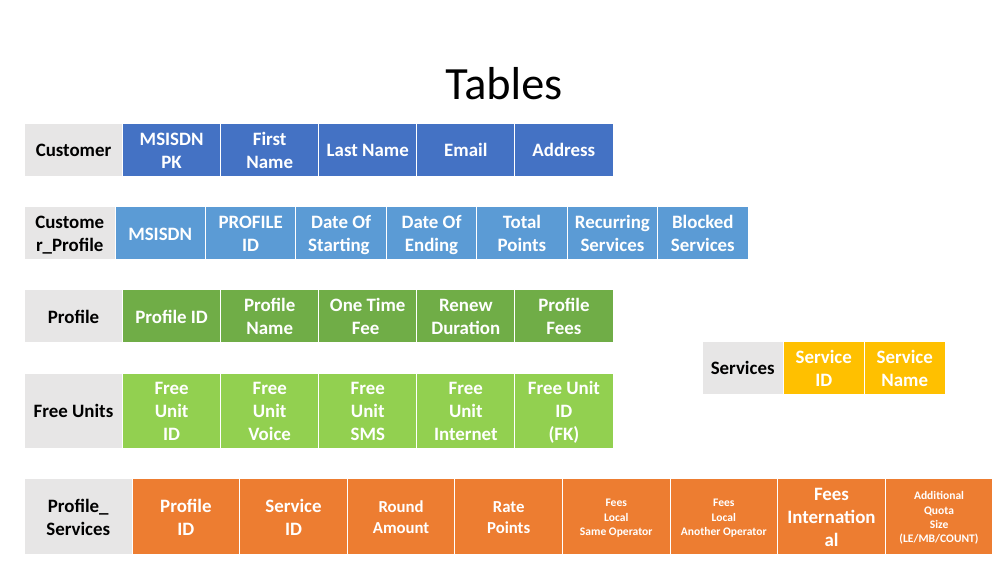
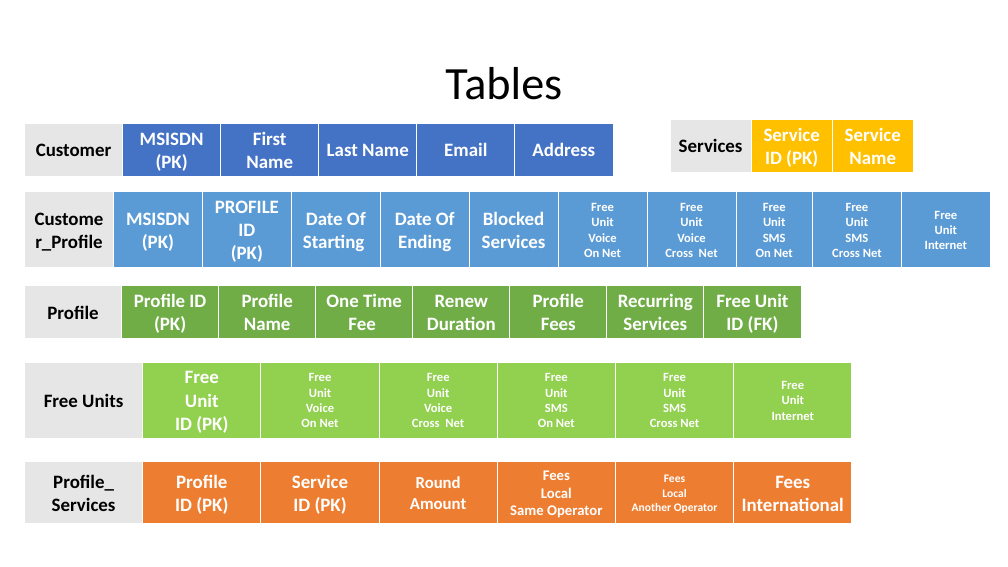
Before and after one commit to qazs13/Billing-Project, a slide deck: slide 5 of Database Documentation/Database Documentation.pptx. Drawn at 1008x567 pixels with LibreOffice and Linux fonts; fonts in the diff are those of the drawing. Boxes give left, top, right and bottom in pixels: in the first picture for what was removed or moved away, otherwise in the second. Text is boxed around its words. In the diff, an @@ line names an element or a change of style, - is before the commit and + after.

```diff
--- a/Database Documentation/Database Documentation.pptx
+++ b/Database Documentation/Database Documentation.pptx
@@ table at (670, 119, 913, 172) @@
-row 1, column 2: Service ID
+row 1, column 2: Service ID (PK)
@@ table: place and size @@
-table at (702, 341, 945, 394)
+table at (670, 119, 913, 172)
@@ table at (24, 124, 614, 177) @@
-row 1, column 2: MSISDN / PK
+row 1, column 2: MSISDN / (PK)
@@ table at (24, 192, 993, 268) @@
-column 2, row 1: MSISDN
+column 2, row 1: MSISDN / (PK)
-column 3, row 1: PROFILE ID
+column 3, row 1: PROFILE ID / (PK)
-column 6: Total / Points
-column 7: Recurring Services
+column 7: Free / Unit / Voice / On Net
+column 8: Free / Unit / Voice / Cross Net
+column 9: Free / Unit / SMS / On Net
+column 10: Free / Unit / SMS / Cross Net
+column 11: Free / Unit / Internet
@@ table: place and size @@
-table at (24, 206, 750, 539)
+table at (24, 192, 993, 268)
@@ table at (24, 286, 799, 339) @@
-column 2, row 1: Profile ID
+column 2, row 1: Profile ID / (PK)
+column 7: Recurring Services
+column 8: Free Unit ID (FK)
@@ table: place and size @@
-table at (24, 290, 614, 519)
+table at (24, 286, 799, 339)
@@ table at (24, 362, 850, 438) @@
-column 2: Free / Unit / ID
-column 3: Free / Unit / Voice
-column 4: Free / Unit / SMS
+column 2: Free / Unit / ID (PK)
+column 3: Free / Unit / Voice / On Net
+column 4: Free / Unit / Voice / Cross Net
+column 5: Free / Unit / SMS / On Net
+column 6: Free / Unit / SMS / Cross Net
-column 6: Free Unit ID / (FK)
@@ table: place and size @@
-table at (24, 373, 614, 539)
+table at (24, 362, 850, 438)
@@ table at (24, 461, 850, 525) @@
-column 2, row 1: Profile / ID
+column 2, row 1: Profile / ID (PK)
-column 3, row 1: Service / ID
+column 3, row 1: Service / ID (PK)
-column 5: Rate / Points
-column 9: Additional / Quota / Size / (LE/MB/COUNT)
@@ table: place and size @@
-table at (24, 479, 991, 554)
+table at (24, 461, 850, 525)
```
Also in this commit, not shown: 2 other slides changed, 1 slide added, 1 other file.
